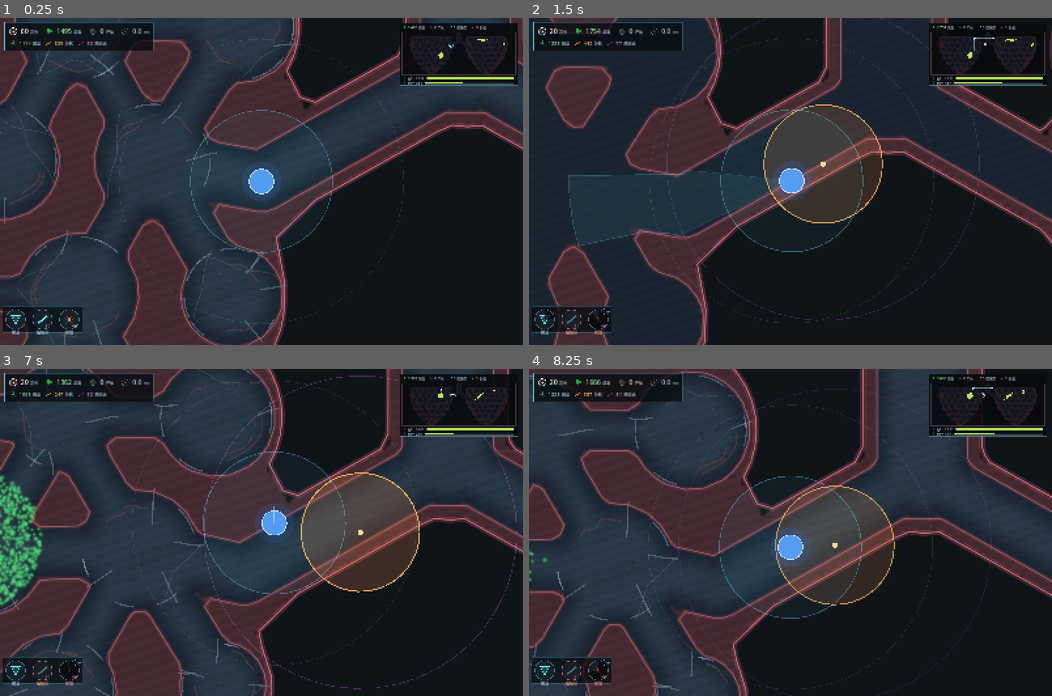
Above: before the commit, frames 1-4 (two rows, left to right).
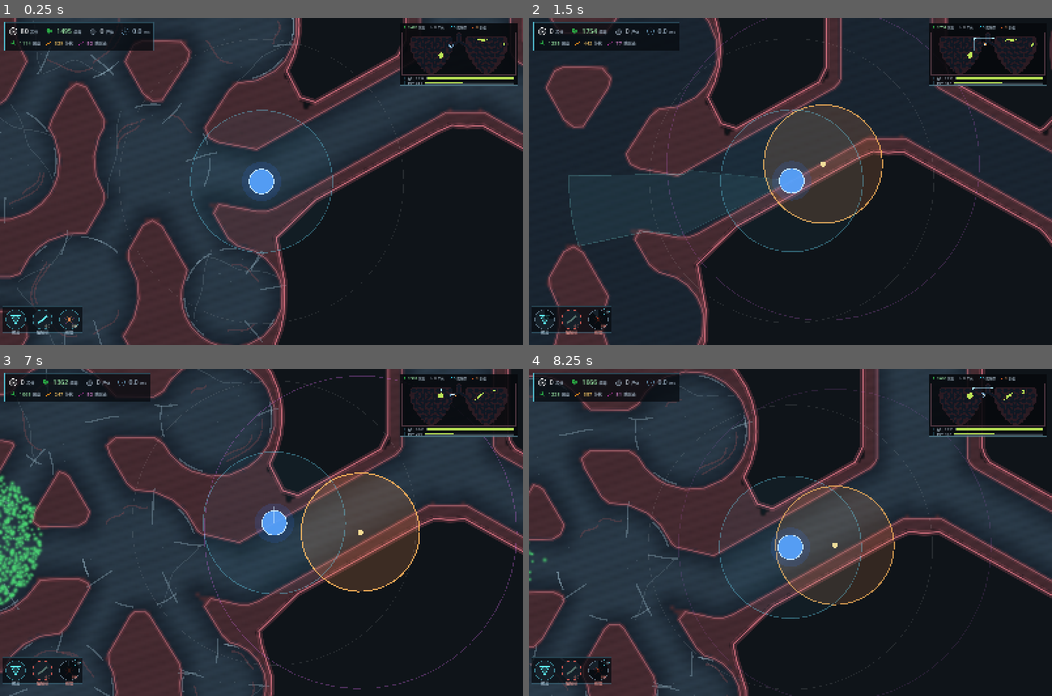
Above: after the commit, the same moments.

Repository: yanyanzi620/gamecreation
Game: Godot game, scene res://scenes/main.tscn
Same seed, same stepped clock (60 frames per second), same inputs: the game is played once before the commit and once after it.
Inputs (mouse positions are in pixels of both pictures, inside the frame that each line leads up to):
- Up to frame 1 (0.25 s): no input
- Up to frame 2 (1.5 s): tap Enter at 0.5 s; move the mouse to (905, 165) at 0.52 s; hold D 0.53-1.25 s; tap F at 0.6 s; click (905, 165) at 0.67 s; tap Space at 0.77 s; drag from (685, 197) to (764, 246) at 1.27 s
- Up to frame 3 (7 s): move the mouse to (313, 460) at 2.02 s; hold D 2.03-2.75 s; tap R at 2.1, 6.6 s; drag from (235, 597) to (104, 483) at 2.77 s; move the mouse to (418, 581) at 3.52 s; hold A 3.53-4.25 s; tap M at 3.6 s; tap Space at 3.77, 6.77 s; drag from (104, 483) to (183, 450) at 4.27 s; move the mouse to (287, 532) at 5.02 s; hold S 5.03-5.75 s; tap F at 5.1 s; click (287, 532) at 5.17 s; drag from (183, 450) to (156, 548) at 5.77 s; move the mouse to (376, 516) at 6.52 s; hold W from 6.53 s (still down)
- Up to frame 4 (8.25 s): release W at 7.25 s; drag from (685, 548) to (764, 597) at 7.27 s; move the mouse to (842, 460) at 8.02 s; hold S from 8.03 s (still down); tap M at 8.1 s

The runs differ from the first frame. In frame 1, less than 0.1% of the frame differs, in the area x 4-14%, y 3-95%; in frame 2, 0.3%; in frame 3, 0.3%; in frame 4, 0.3%, in the area x 4-30%, y 1-95%.

Commit message:
balance: 尸体改概率掉落、拾取不限速、技能与养分重新定价
表现
- virus_population._to_corpse 里收口掉落概率（CORPSE_CHANCE 0.18）：
  不中的那颗走 _die_no_corpse，不换位、不出养分，交给 _sweep 回收
  （调用方常在下标循环里，_kill 的尾部交换会打乱遍历）
- _write_slot 对「已到期」的尸体直接写成不可见，不等 sweep，避免闪一帧灰点
- take_corpse_near / harvest_circle 跳过 _die <= _now 的槽，死得不留疤的绝不给养分

经济
- 拾取不再限速（PICKUP_PER_SEC 0 = 有多少吸多少），只保留 70 个光点在场上限
- 阻隔带 30 -> 60 养分、引信 40 -> 80、引信 CD 5 -> 6s、开局 60 -> 80
- 新增 BLOCK_MAX 6（同时最多 6 条带）+ BLOCK_COOLDOWN 0.5s：
  只靠养分限制的话，收入一高就会满地图糊墙
- HUD 阻隔带徽章改 n/6；main._can_block() 同步上限，满 6 条时预览直接打红

验收
- 新增 -- --econ：站感染源八向轮转开火 20s
  实测 170 杀/秒 -> 38 掉落/秒 -> 37 养分/秒（*_COST 就按这个定标）
- -- --shot 基线：corpse 从 ~106 降到 17~18，nut 80 -> 21（放一条 60 的带）
- 文档同步：系统设计书数值表、病毒模型与攻击机制、任务看板 M8、README

Diff:
--- a/scripts/core/balance.gd
+++ b/scripts/core/balance.gd
@@ -17,7 +17,7 @@
 
 # ------------------------------------------------------------ 开局
 const DEFAULT_SEED := 20261119   # 不指定 --seed 时用这张固定的肺，方便复现与对拍
-const START_NUTRIENT := 60       # 开局养分：够放两条阻隔带 + 半枚引信
+# 开局养分：见下方「经济」段的 START_NUTRIENT（那里才是唯一定义）
 
 
 # ------------------------------------------------------------ 场地
@@ -88,7 +88,10 @@
 const CHAIN_AXIS_WANDER_DEG := 14.0
 
 
-# ============================================================ 病毒 · 尸体
+# ============================================================ 病毒 · 尸体（= 养分来源）
+# 掉落概率是「经济总闸门」：调低 = 收入变少、地上更干净；调高 = 满地疤、养分来得快。
+# 按 18% 算：连续作战打掉 ~200 颗/秒 -> 约 36 养分/秒（够 1.7 秒放一条阻隔带）。
+const CORPSE_CHANCE := 0.18     # 每颗病毒死亡后留下尸体的概率（其余直接消失，不掉养分）
 const CORPSE_LIFE := 30.0       # 尸体存在多久后自然消失
 const CORPSE_PICK_DELAY := 1.0  # 躺多久之后才可被拾取（保证玩家先看到疤）
 
@@ -122,9 +125,9 @@
 
 # ============================================================ 手段 · 养分拾取（自动）
 const PICKUP_RADIUS := 300.0     # 比射程小 -> 远端战果收不回来，必须往前走
-const PICKUP_PER_SEC := 45.0     # 每秒最多收几颗尸体
+const PICKUP_PER_SEC := 0.0      # 0 = 不限速（有多少吸多少）；>0 = 每秒最多收几颗
 const MOTE_SPEED := 460.0        # 光点飞回速度（纯表现）
-const MOTE_MAX := 80             # 同时在场光点上限；满了就先不吃，不会丢养分
+const MOTE_MAX := 70             # 同时在场光点上限；满了就先不吃，不会丢养分
 
 
 # ============================================================ 手段 · 阻隔带
@@ -137,7 +140,8 @@
 const BLOCK_ARM := 0.45          # 闪烁多久才生效（生效前只减速、不拦人）
 const BLOCK_LIFE := 60.0         # 生效后存活多久，到点自溶（翻倍过：30 秒时刚封好就到期，太憋）
 const BLOCK_SLACK := 12.0        # 端点容差
-const BLOCK_COOLDOWN := 0.20     # 只防手滑双击，真正的限制是养分
+const BLOCK_COOLDOWN := 0.50     # 手滑保护 + 防无脑连点（真正的限制仍是养分）
+const BLOCK_MAX := 6             # 同时最多几条：不加这个，收入一高就会满地图糊墙
 
 
 # ============================================================ 手段 · 引信
@@ -152,7 +156,11 @@
 
 
 # ============================================================ 经济
-const NUTRIENT_PER_CORPSE := 1   # 一颗尸体换多少养分
-const BLOCK_COST := 30           # 一条阻隔带的花费
-const FUSE_COST := 40            # 一枚引信的花费
-const FUSE_COOLDOWN := 5.0       # 引信冷却
+# 收入：尸体掉落概率 CORPSE_CHANCE × 击杀速率；支出：阻隔带 + 引信。
+# 手感目标：持续作战时「每 1.5~2 秒能放一条带」或「每 3~4 秒能扔一枚引信」，
+# 也就是养分基本月光，但不至于一发都放不出来。
+const START_NUTRIENT := 80       # 开局手牌：够放一条带还有余量，或攒 1 秒放引信
+const NUTRIENT_PER_CORPSE := 1   # 一颗尸体换多少养分（调高=整体富裕，先动这个最小）
+const BLOCK_COST := 60           # 一条阻隔带的花费（≈1.7 秒持续作战的收入）
+const FUSE_COST := 80            # 一枚引信的花费（≈2.2 秒）
+const FUSE_COOLDOWN := 6.0       # 引信冷却
--- a/scripts/debug/auto_sequence.gd
+++ b/scripts/debug/auto_sequence.gd
@@ -29,12 +29,14 @@
 
 func wants_run() -> bool:
 	var a := OS.get_cmdline_user_args()
-	return a.has("--shot") or a.has("--aim") or a.has("--overview") or a.has("--stress") or a.has("--walk")
+	return a.has("--shot") or a.has("--aim") or a.has("--overview") or a.has("--stress") or a.has("--walk") or a.has("--econ")
 
 
 func run() -> void:
 	var a := OS.get_cmdline_user_args()
-	if a.has("--aim"):
+	if a.has("--econ"):
+		_econ()
+	elif a.has("--aim"):
 		await _aim()
 	elif a.has("--overview"):
 		await _overview()
@@ -105,6 +107,47 @@
 	host.cam.reset_smoothing()
 	await get_tree().create_timer(0.80).timeout
 	_save("res://overview.png")
+	get_tree().quit()
+
+
+# ============================================================ 经济实测
+# 站着朝一个方向持续开火 20 秒，看「收入（养分/秒）」和「掉落（尸体/秒）」到底多少。
+# 用来给 balance.gd 的 *_COST 定标，不参与正式玩法。
+func _econ() -> void:
+	var seconds := 20.0
+	var frame := 1.0 / 60.0
+	var sub := frame / 4.0
+	# 把单元挪到第一处感染源上：这里病毒最密，量出来的收支才接近实战
+	if host._spawn_pts.size() > 0:
+		host.player_unit.position = host._spawn_pts[0] as Vector2
+	var aim_a := 0.0
+	var t := 0.0
+	var hits := 0
+	var nut0: int = host.aura.nutrient
+	var last_print := 0.0
+	while t < seconds:
+		# 每 0.6 秒换一个朝向（八向轮转）：不假设敌人从哪边来，只量「本地有多密」
+		aim_a = floor(t / 0.6) * (TAU / 8.0)
+		var aim_dir := Vector2.RIGHT.rotated(aim_a)
+		var hit: int = host.jet.fire(host.player_unit.position, aim_dir)
+		if hit > 0:
+			hits += hit
+		for i in range(4):
+			host.pop.tick(sub)
+			host.jet.tick(sub)
+			host.aura.tick(sub, host.player_unit.position)
+		t += frame
+		if t - last_print >= 2.0:
+			last_print = t
+			print("[ECON] t=%.0fs live=%d corpse=%d nut=%d picked=%d hits=%d" % [
+				t, host.pop.live_count(), host.pop.corpse_count(),
+				host.aura.nutrient, host.aura.picked, hits])
+	var sec_used := seconds
+	print("[ECON] RESULT %.0fs  kills=%d (%.1f/s)  corpse_now=%d  nutrient=%d (+%d, %.1f/s)  picked=%d (%.1f/s)" % [
+		sec_used, hits, float(hits) / sec_used, host.pop.corpse_count(),
+		host.aura.nutrient, host.aura.nutrient - nut0,
+		float(host.aura.nutrient - nut0) / sec_used,
+		host.aura.picked, float(host.aura.picked) / sec_used])
 	get_tree().quit()
 
 
--- a/scripts/main.gd
+++ b/scripts/main.gd
@@ -307,7 +307,8 @@
 # ------------------------------------------------------------ 瞄准与落位
 
 func _can_block() -> bool:
-	return _blk_cd <= 0.0 and aura.nutrient >= Balance.BLOCK_COST
+	return (_blk_cd <= 0.0 and aura.nutrient >= Balance.BLOCK_COST
+		and pop.block_count() < Balance.BLOCK_MAX)
 
 
 func _can_fuse() -> bool:
--- a/scripts/ui/hud_panel.gd
+++ b/scripts/ui/hud_panel.gd
@@ -149,7 +149,7 @@
 		0, 0, 0, true, false)
 
 	_skill(Vector2(SKILL_BX + step, by), "block", "阻隔带", 1.0,
-		Balance.BLOCK_COST, int(data.get("blocks", 0)), 0,
+		Balance.BLOCK_COST, int(data.get("blocks", 0)), Balance.BLOCK_MAX,
 		nutrient >= Balance.BLOCK_COST, aim == 1)
 
 	_skill(Vector2(SKILL_BX + step * 2.0, by), "fuse", "引信", float(data.get("fuse_ratio", 1.0)),
--- a/scripts/units/tools/purge_aura.gd
+++ b/scripts/units/tools/purge_aura.gd
@@ -6,7 +6,8 @@
 #   拾取   = 射流打死的尸体躺够 1 秒后，在 PICKUP_RADIUS 内自动变成光点飞回来
 #            （不用走过去，远处清出来的收益也算数）
 #
-# 养分是硬资源：阻隔带要花 30 才放得出来。
+# 养分是硬资源：阻隔带要花 60 才放得出来，引信 80。
+# 掉落是概率事件（见 Balance.CORPSE_CHANCE），所以拾取不再限速：有就全吸。
 
 const PURGE_RADIUS := Balance.PURGE_RADIUS
 const PURGE_PER_SEC := Balance.PURGE_PER_SEC
@@ -48,19 +49,20 @@
 	# 2) 自动拾取：把范围内的老尸体变成光点
 	#    关键：先算「还能带几个」，再决定吃几个 ——
 	#    否则尸体已经被从池里删掉、光点却因为满员没生成，养分就被吞掉了
-	_acc_pick += dt * PICKUP_PER_SEC
-	if _acc_pick > float(MOTE_MAX):
-		_acc_pick = float(MOTE_MAX)   # 不攒超过一次能带走的量
-	var m := int(_acc_pick)
+	#    PICKUP_PER_SEC <= 0 表示不限速：范围内躺够时间的全吸走（数量只受光点上限约束）
 	var room := MOTE_MAX - _motes.size()
-	if room > 0 and m > 0:
-		if m > room:
-			m = room
-		var spots: Array = _pop.take_corpse_near(center, PICKUP_RADIUS, m)
-		_acc_pick -= float(spots.size())
-		picked += spots.size()
-		for s in spots:
-			_motes.append(s)
+	if room > 0:
+		var want := room
+		if PICKUP_PER_SEC > 0.0:
+			_acc_pick = minf(_acc_pick + dt * PICKUP_PER_SEC, float(MOTE_MAX))
+			want = mini(room, int(_acc_pick))
+		if want > 0:
+			var spots: Array = _pop.take_corpse_near(center, PICKUP_RADIUS, want)
+			if PICKUP_PER_SEC > 0.0:
+				_acc_pick = maxf(0.0, _acc_pick - float(spots.size()))
+			picked += spots.size()
+			for s in spots:
+				_motes.append(s)
 
 	# 3) 光点飞向单元，到了入账
 	var keep: Array = []
--- a/scripts/world/virus_population.gd
+++ b/scripts/world/virus_population.gd
@@ -82,6 +82,7 @@
 const BLK_RANGE_MAX := Balance.BLOCK_RANGE_MAX
 const BLK_MIN_USABLE := Balance.BLOCK_MIN_USABLE
 const BLK_SLACK := Balance.BLOCK_SLACK
+const BLK_MAX := Balance.BLOCK_MAX
 const BLK_STATE_ARM := 0
 const BLK_STATE_ON := 1
 
@@ -400,8 +401,30 @@
 func _to_corpse(i: int) -> void:
 	if i < 0 or i >= _n or _ptype[i] != 0:
 		return
+	# 掉落是概率事件：大多数病毒被打掉后直接消失，只有 CORPSE_CHANCE 的比例留疤。
+	# 为什么不在调用点随机：击杀分散在 4 条路径（射流/净化场/引信/自溶），
+	# 只有收口在这里，概率才不会被某一路偷偷绕过。
+	if _rng.randf() >= Balance.CORPSE_CHANCE:
+		_die_no_corpse(i)
+		return
 	_ptype[i] = 1
 	_die[i] = _now + CORPSE_LIFE
+	_fade[i] = -1
+	_n_live -= 1
+	_kind_live[_pkind[i]] -= 1
+	_n_corpse += 1
+	_cell_remove(_px[i], _py[i])
+	_write_slot(i)
+	_dirty = true
+
+
+# 「死得不留疤」：不换位、不改计数口径以外的东西，打成「立即到期的尸体」
+# 交给 _sweep 下一帧回收 —— 因为调用方常常正拿着下标在 for 循环里扫，
+# 直接 _kill(i)（尾部交换）会打乱它们的遍历。
+# 这样也不会产出养分：拾取侧看到 _die <= _now 直接跳过。
+func _die_no_corpse(i: int) -> void:
+	_ptype[i] = 1
+	_die[i] = _now
 	_fade[i] = -1
 	_n_live -= 1
 	_kind_live[_pkind[i]] -= 1
@@ -845,6 +868,8 @@
 		visited += 1
 		if _ptype[i] != 1:
 			continue
+		if _die[i] <= _now:
+			continue                     # 已经到期（含「死得不留疤」的那种），不给养分
 		if _die[i] - _now > CORPSE_LIFE - Balance.CORPSE_PICK_DELAY:
 			continue
 		var vx := _px[i] - center.x
@@ -871,6 +896,8 @@
 		_qc += 1
 		visited += 1
 		if _ptype[i] != 1:
+			continue
+		if _die[i] <= _now:
 			continue
 		if _die[i] - _now > CORPSE_LIFE - Balance.CORPSE_PICK_DELAY:
 			continue
@@ -1062,6 +1089,8 @@
 
 
 func place_block(origin: Vector2, dir: Vector2, dist: float) -> bool:
+	if _blk.size() >= BLK_MAX:
+		return false
 	var r: Dictionary = resolve_block(origin, dir, dist)
 	if not bool(r["ok"]):
 		return false
@@ -1170,6 +1199,12 @@
 		_buf[o + 11] = 0.0
 		return
 	var s := _pr[i] * 2.0
+	if _ptype[i] == 1 and _die[i] <= _now:
+		# 已到期（含「死得不留疤」那种）：这一格立刻不可见，不等 sweep 回收
+		_buf[o] = 0.0
+		_buf[o + 5] = 0.0
+		_buf[o + 11] = 0.0
+		return
 	var col := _kind_color(_pkind[i])
 	if _ptype[i] == 1:
 		var k := clampf((_die[i] - _now) / CORPSE_LIFE, 0.0, 1.0)
Not shown, changed: docs/任务看板.md
Not shown, changed: docs/病毒模型与攻击机制.md
Not shown, changed: docs/系统设计书.md
